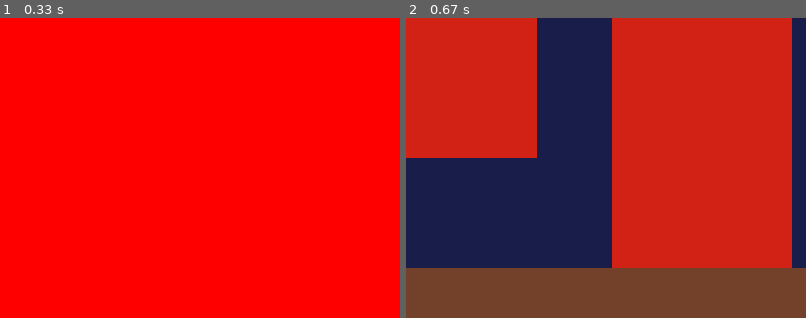
Above: before the commit, frames 1-2 (left to right).
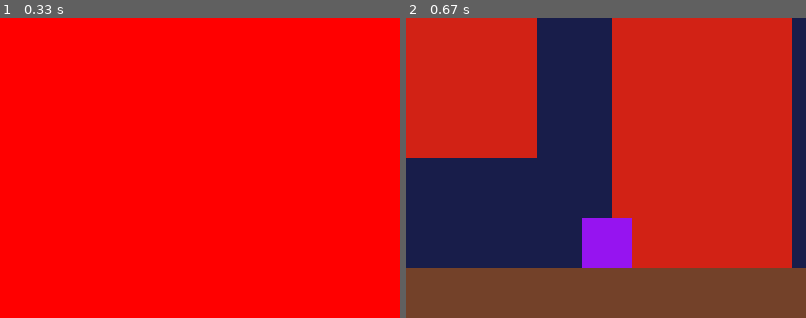
Above: after the commit, the same moments.

Repository: Jayyyy1022/Pygame
Game: pygame game, started from game.py
Two runs of this game, one before a commit and one after it. Both use one fixed random seed, a clock stepped at 60 frames per second and the inputs below.
Inputs:
- Up to frame 1 (0.33 s): no input
- Up to frame 2 (0.67 s): tap A at 0.33 s
The pictures show only the part of the screen within x 40-90%, y 50-100%; the shares and areas given below are measured in that part.

Frame 1 is identical in both runs. In frame 2, 2.1% of the frame differs, in the area x 44-57%, y 66-84%.

Commit message:
Chapter 3 music and basic interaction

Diff:
--- a/Scenes/chapter3.py
+++ b/Scenes/chapter3.py
@@ -1,4 +1,5 @@
 import pygame
+import sys
 
 from Entities.Obstacle import platform
 from Entities.Decoration import prop
@@ -16,13 +17,18 @@
 BLIZZARD_NIGHT = (24, 29, 74)
 BROWN_FLOOR = (115, 65, 41)
 RED_OBJECT = (210, 34, 21)
+PRESENT_COLOR = (150, 20, 240)
 WHITE = (255, 255, 255)
 
-## Items, Props or any Objects
-# bed = prop() gonna be using props for beds
-# christmas_tree = prop()
+## Music
+pygame.mixer.init()
+pygame.mixer.music.load("Assets\\SFX\\christmas_piano.wav")
+pygame.mixer.music.set_volume(0.2) ## bgm
 
-## placeholder
+interact_sound = pygame.mixer.Sound("Assets\\SFX\\interact_sound.mp3")
+interact_sound.set_volume(0.7)
+
+## placeholder props
 floor = pygame.Rect(-50, GROUND_Y, 900, 120)
 left_wall = pygame.Rect(-10, -50, 35, 600)
 right_wall = pygame.Rect(775, -50, 35, 600)
@@ -32,6 +38,11 @@
 window = pygame.Rect((LEFT_WALL_X + 210), 240, 220, 200)
 christmas_tree = pygame.Rect((RIGHT_WALL_X - 245), (GROUND_Y - 300), 180, 300)
 door = pygame.Rect((RIGHT_WALL_X - 15), (GROUND_Y - 175), 15, 175)
+
+present = pygame.Rect((RIGHT_WALL_X - 275), (GROUND_Y - 50), 50, 50)
+
+# props = pygame.sprite.Group()
+# props.add(prop.BackgroundDecoration((RIGHT_WALL_X - 275), (GROUND_Y - 50), 50, 50))
 
 ## platforms and walls
 platforms = pygame.sprite.Group()
@@ -45,7 +56,12 @@
 PLAYER_SIZE_SCALE = 0.1
 ## player = player_child.Player_Child(PLAYER_X, (GROUND_Y - 60), PLAYER_SIZE_SCALE, MOVEMENT_SPEED, GRAVITY)
 
+## Fonts and Text
+pygame.font.init()
+font = pygame.font.SysFont(None, 30)
 
+hint = "Press J to interact"
+present_text = "Merry Christmas!"
 
 # room_objects = pygame.sprite.OrderedUpdates(bed, christmas_tree) ## no particular order ## use ordered updates
 
@@ -53,6 +69,7 @@
     def __init__(self, display, gameStateManager):
         self.display = display
         self.gameStateManager = gameStateManager
+        self.interactableDialogue = False
 
         # self.platforms = pygame.sprite.Group()
         # self.platforms.add(platform.Platform(-50, GROUND_Y, 900, 120, BROWN_FLOOR))
@@ -60,13 +77,27 @@
         self.player = player_child.Player_Child(PLAYER_X, (GROUND_Y - 60), PLAYER_SIZE_SCALE, MOVEMENT_SPEED, GRAVITY)
 
 
-    def run(self):
-        self.display.fill(BLIZZARD_NIGHT)
-        keys = pygame.key.get_pressed()
-        if keys[pygame.K_f]:
-            self.gameStateManager.set_state("level")
+    def run(self, events):
 
         self.draw_scene_house_final()
+
+        for event in events:
+            if event.type == pygame.KEYDOWN:
+                if event.key == pygame.K_f:
+                    self.gameStateManager.set_state("level")
+                    pygame.mixer.music.fadeout(1000)
+                if event.key == pygame.K_j and self.player.rect.colliderect(present):
+                    interact_sound.play(0)
+                    self.interactableDialogue = True
+
+        if self.player.rect.colliderect(present):
+            if self.interactableDialogue:
+                self.draw_text(present_text, WHITE, (RIGHT_WALL_X - 255), (GROUND_Y - 80))
+            else:
+                self.draw_text(hint, WHITE, (RIGHT_WALL_X - 255), (GROUND_Y - 80))
+        else:
+            self.interactableDialogue = False
+
 
         self.player.draw(self.display)
         self.player.move(platforms)
@@ -75,18 +106,31 @@
 
 
     def draw_scene_house_final(self):
+        self.display.fill(BLIZZARD_NIGHT)
+
+        if not pygame.mixer.music.get_busy():
+            pygame.mixer.music.play(-1, 0, 4000)
+
         # pygame.draw.rect(self.display, BROWN_FLOOR, floor)
-        platforms.draw(self.display)
         # self.draw_props_rect(BROWN_FLOOR, left_wall)
         # self.draw_props_rect(BROWN_FLOOR, right_wall)
+
+        platforms.draw(self.display)
+
         self.draw_props_rect(BROWN_FLOOR, ceiling)
         self.draw_props_rect(RED_OBJECT, bed)
         self.draw_props_rect(RED_OBJECT, window)
         self.draw_props_rect(RED_OBJECT, christmas_tree)
         self.draw_props_rect(RED_OBJECT, door)
-
+        self.draw_props_rect(PRESENT_COLOR, present)
 
 
 
     def draw_props_rect(self, color, dimensions):
         pygame.draw.rect(self.display, color, dimensions)
+
+    def draw_text(self, text, color, x, y):
+        text_surface = font.render(text, False, color)
+        text_rect = text_surface.get_rect()
+        text_rect.midbottom = (x, y)
+        self.display.blit(text_surface, text_rect)
--- a/game.py
+++ b/game.py
@@ -23,12 +23,13 @@
 
     def run(self):
         while True:
-            for event in pygame.event.get():
+            events = pygame.event.get()
+            for event in events:
                 if event.type == pygame.QUIT:
                     pygame.quit()
                     sys.exit()
 
-            self.states[self.gameStateManager.get_state()].run()
+            self.states[self.gameStateManager.get_state()].run(events)
 
             pygame.display.flip()
             self.clock.tick(FPS)
@@ -39,7 +40,7 @@
         self.display = display
         self.gameStateManager = gameStateManager
 
-    def run(self):
+    def run(self, event):
         self.display.fill("blue")
         keys = pygame.key.get_pressed()
         if keys[pygame.K_e]:
@@ -51,7 +52,7 @@
         self.display = display
         self.gameStateManager = gameStateManager
 
-    def run(self):
+    def run(self, event):
         self.display.fill("red")
         keys = pygame.key.get_pressed()
         if keys[pygame.K_a]:
Not shown, added: Assets/SFX/christmas_piano.wav
Not shown, added: Assets/SFX/interact_sound.mp3
